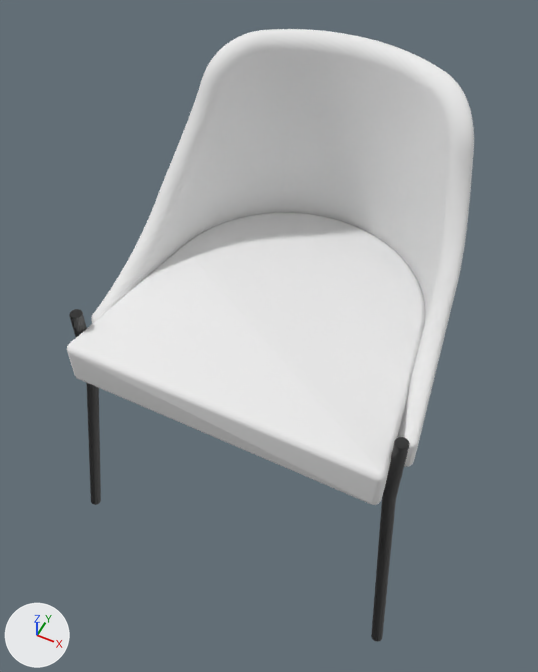
Two versions of the glTF model public/cozy.glb, one commit apart.
The view is the same before and after, from a 50 mm camera at (12.4, -9.6, 25.2) aimed at (5.3, 4.6, 7.5). Every picture has the same lights, and +X, +Y and +Z are marked at lower left. Where no turn or scale is listed for an object, it has been applied to the vertices.

Names of what the first picture shows: 'Node12', 'Node6', 'Node9'.
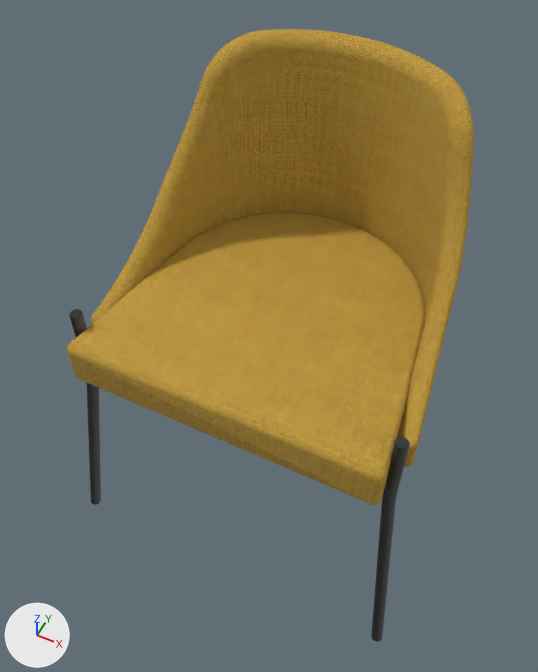
The newer file is also turned or shifted as a whole; pictures and numbers use the older file's frame.

Location of each change, [x1, y1, x2, y2] in pixels of the pictures (538 x 672 px):
'Node9', surface changed (white to orange)
    both: [67, 213, 425, 505]
'Node12', surface changed (grey to brown)
    both: [92, 29, 474, 467]

Diff of the bpy script that builds the scene:
```diff
--- a/public/cozy.glb.py
+++ b/public/cozy.glb.py
@@ img_image_0 @@
+img_image_0 = load_image('Image_0', '_unpacked/Image_0', 1024, 768, 'sRGB')
@@ mat_id18 @@
 n0 = _N.new('ShaderNodeBsdfPrincipled'); n0.name = 'Principled BSDF'
-n0.inputs[0].default_value = (0.85, 0.85, 0.85, 1.0)  # 'Base Color', white #ededed
 n0.inputs[2].default_value = 1.0  # 'Roughness'
 n1 = _N.new('ShaderNodeOutputMaterial'); n1.name = 'Material Output'
+n2 = _N.new('ShaderNodeMix'); n2.name = 'Mix'
+n2.data_type = 'RGBA'
+n2.blend_type = 'MULTIPLY'
+n2.inputs[0].default_value = 1.0  # 'Factor'
+n2.inputs[7].default_value = (0.85, 0.85, 0.85, 1.0)  # 'B', white #ededed
+n3 = _N.new('ShaderNodeTexImage'); n3.name = 'Image Texture'
+n3.image = img_image_0
 _L.new(n0.outputs[0], n1.inputs[0])  # 'BSDF' to 'Surface'
+_L.new(n2.outputs[2], n0.inputs[0])  # 'Result' to 'Base Color'
+_L.new(n3.outputs[0], n2.inputs[6])  # 'Color' to 'A'
```
